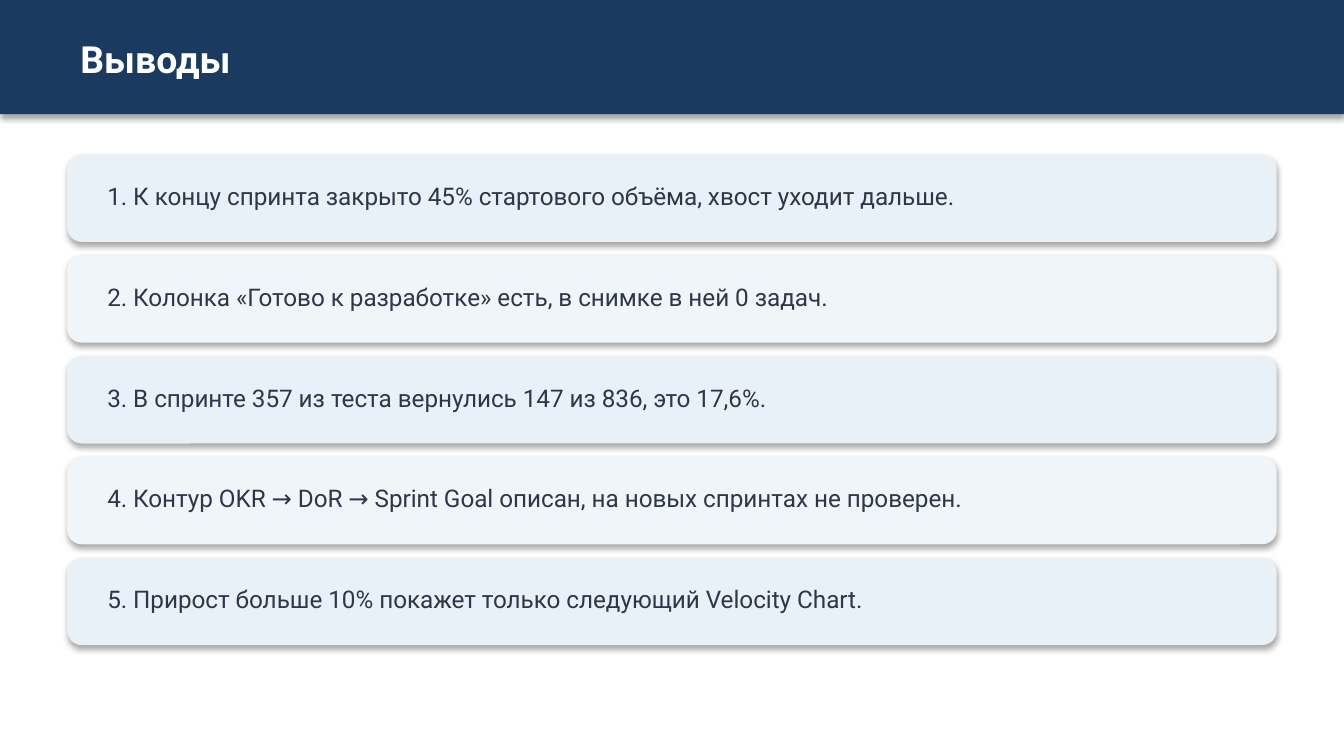
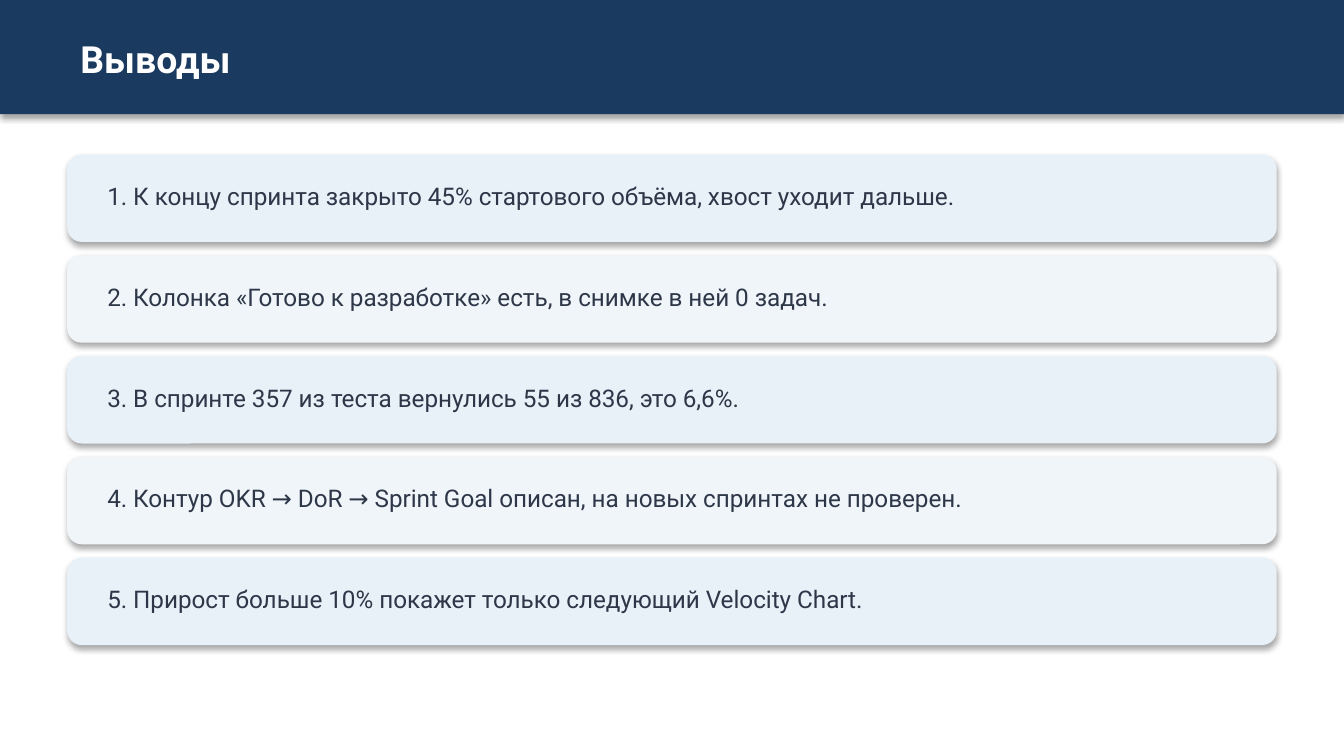
Before and after one commit to camelot270/otus_work, a slide deck: slide 17 of docs/Zashita_proekta_Skvoznoe_planirovanie.pptx. Drawn at 1344x756 pixels with LibreOffice and Linux fonts; fonts in the diff are those of the drawing. Boxes give left, top, right and bottom in pixels: in the first picture for what was removed or moved away, otherwise in the second. Text is boxed around its words. In the diff, an @@ line names an element or a change of style, - is before the commit and + after.

```diff
--- a/docs/Zashita_proekta_Skvoznoe_planirovanie.pptx
+++ b/docs/Zashita_proekta_Skvoznoe_planirovanie.pptx
@@ text at (107,389,739,412): text changed @@
-3. В спринте 357 из теста вернулись 147 из 836, это 17,6%.
+3. В спринте 357 из теста вернулись 55 из 836, это 6,6%.
```
Also in this commit, not shown: 3 other slides changed.
